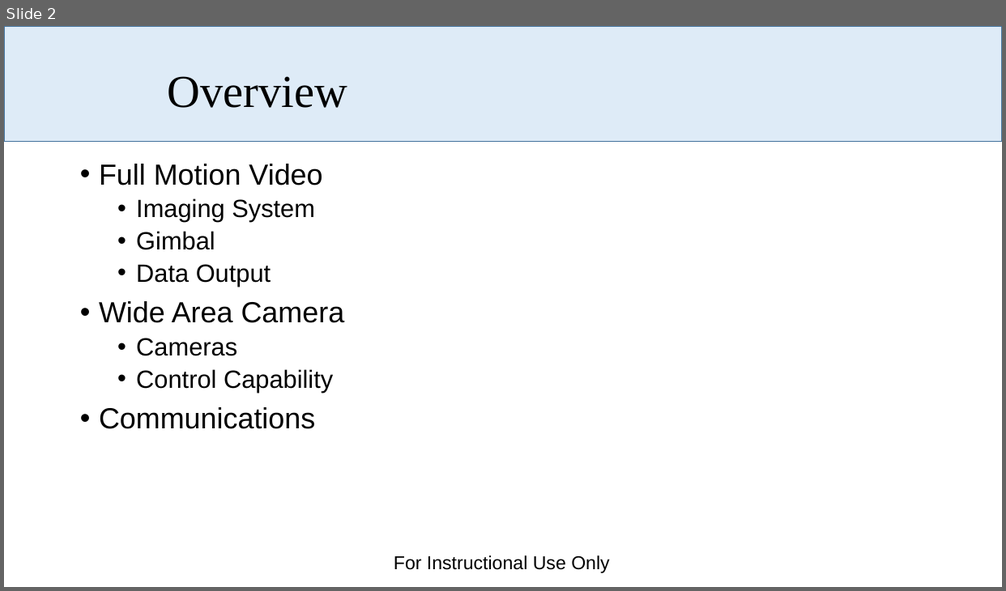
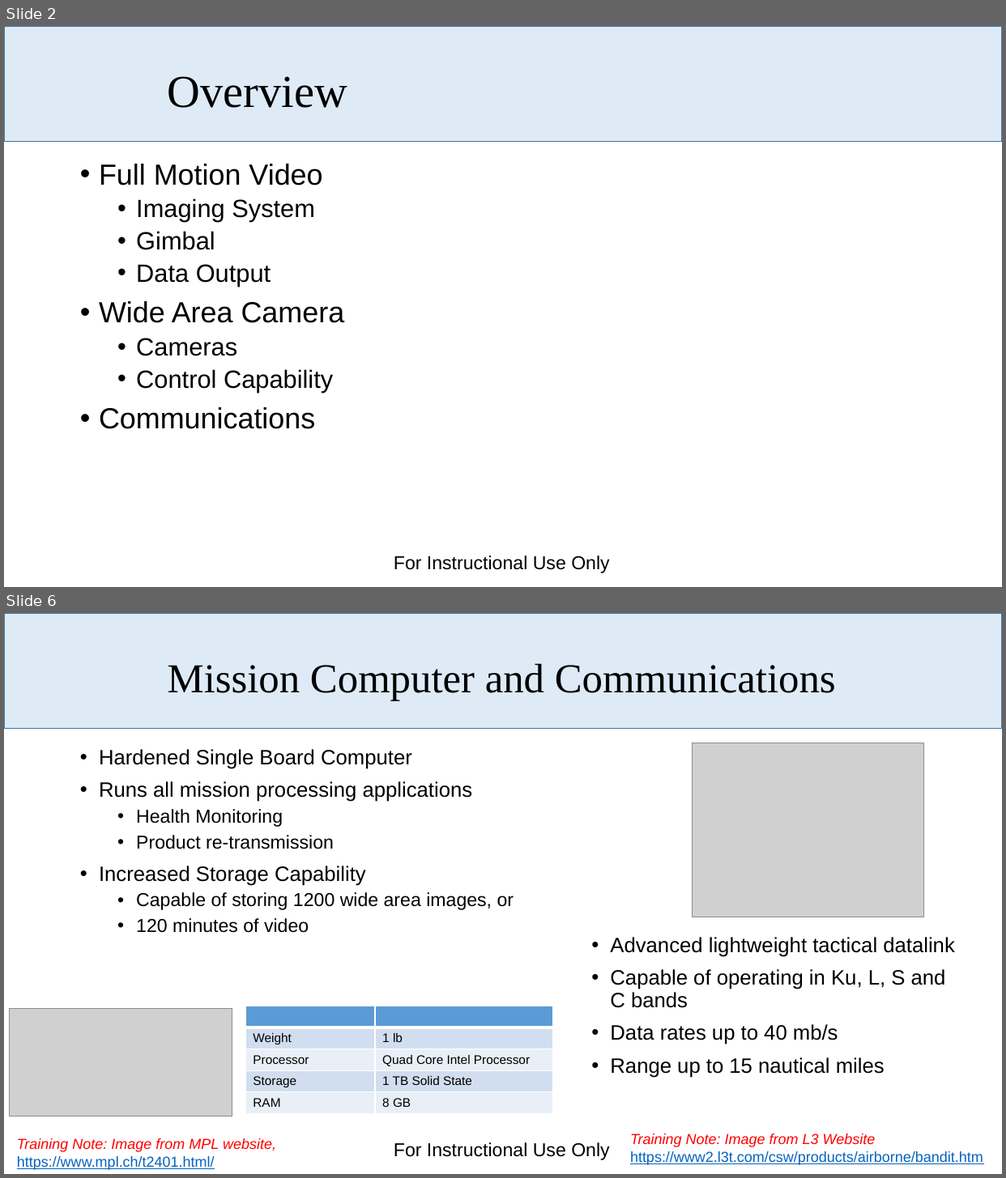
Before and after one commit to dabarrett/rqmtReviewer, a slide deck: Documents/Payloads Overview.pptx. Shown one above the other, each under a label of ours: slide 2 before the commit, slides 2 and 6 after it; the slides between them are not shown. The pictures are 1006x591 and 1006x1178 pixels, drawn with LibreOffice and Linux fonts; fonts in the diff are those of the drawing; grey boxes stand for pictures; background and template pictures are left out. Boxes give left, top, right and bottom in pixels: in the first picture for what was removed or moved away, otherwise in the second. Text is boxed around its words. In the diff, an @@ line names an element or a change of style, - is before the commit and + after.

```diff
--- a/Documents/Payloads Overview.pptx
+++ b/Documents/Payloads Overview.pptx
@@ slide 6 added at [4,613,1002,1174], background #FFFFFF; not listed: 2 template elements that a slide beside it also shows @@
@@ title added at [168,663,836,701], 39.6 pt, text #000000 @@
+Mission Computer and Communications
@@ text added at [99,749,514,933], 18 pt, text #000000 @@
+• Hardened Single Board Computer
+• Runs all mission processing applications
+  • Health Monitoring
+  • Product re-transmission
+• Increased Storage Capability
+  • Capable of storing 1200 wide area images, or
+  • 120 minutes of video
@@ picture added at [692,743,923,917] @@
@@ text added at [610,937,955,1078], 20 pt, text #000000 @@
+• Advanced lightweight tactical datalink
+• Capable of operating in Ku, L, S and C bands
+• Data rates up to 40 mb/s
+• Range up to 15 nautical miles
@@ picture added at [9,1009,232,1117] @@
@@ table added at [246,1007,553,1119], 5 rows, 2 columns @@
+ | 
+Weight | 1 lb
+Processor | Quad Core Intel Processor
+Storage | 1 TB Solid State
+RAM | 8 GB
@@ text added at [17,1139,276,1170], 14 pt, text #FF0000, italic @@
+Training Note: Image from MPL website, https://www.mpl.ch/t2401.html/
@@ text added at [630,1134,983,1165], 14 pt, text #0563C1, underline @@
+Training Note: Image from L3 Website
+https://www2.l3t.com/csw/products/airborne/bandit.htm
```
Also in this commit, not shown: 3 other slides added, 3 slides removed, 4 other files.
